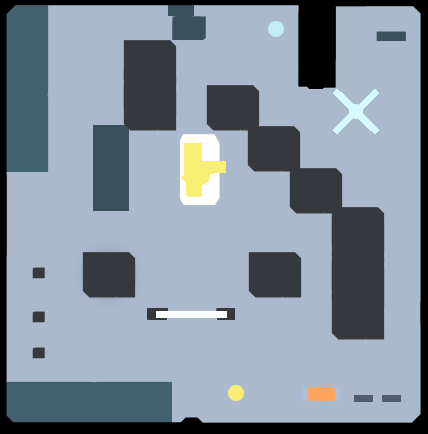
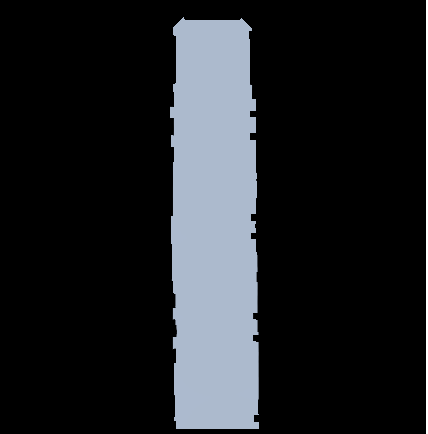
The second w=428, h=434 image is a revision of the first. Changes to its layers:
added layer "레이어 10" above "레이어 9" over [6, 5, 421, 429]
added layer "레이어 9" above "레이어 8" over [160, 5, 269, 429]
moved "바깥 선" into group "그룹 1" over [6, 0, 428, 434]
moved "도착지" into group "그룹 1" over [268, 21, 284, 37]
moved "스폰지역" into group "그룹 1" over [228, 385, 244, 401]
moved "벽 기둥" into group "그룹 1", painted on it over [6, 5, 385, 425]
moved "레이어 6" into group "그룹 1" over [32, 14, 406, 402]
removed layer "비행기, 구조물" over [179, 89, 379, 206]
hid "레이어 7" over [6, 0, 428, 434]
